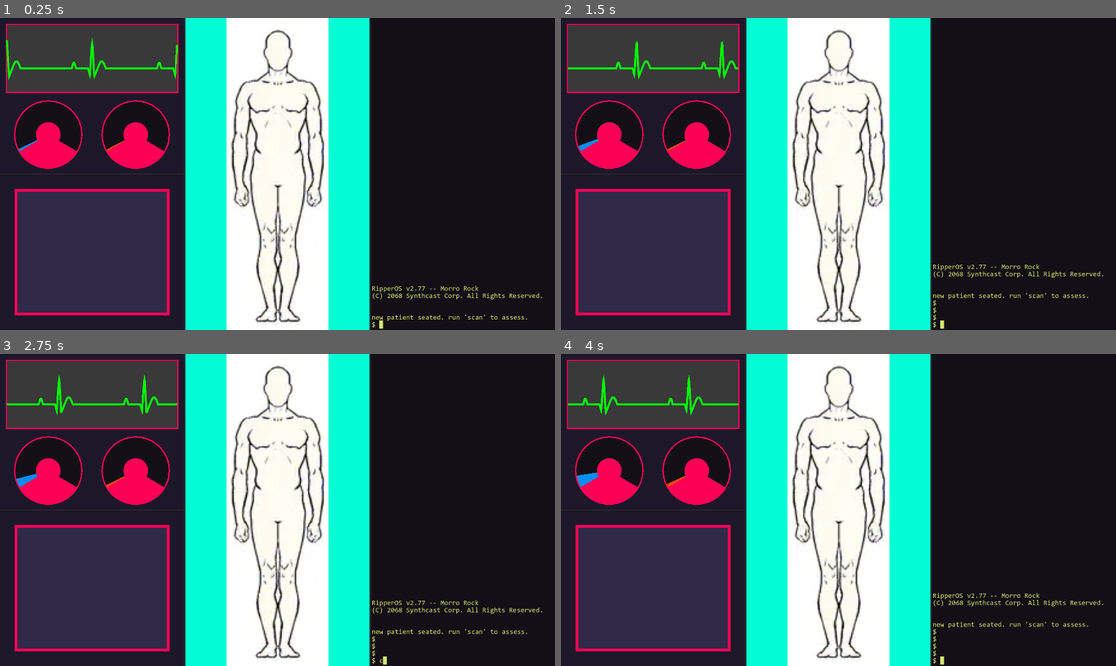
Above: before the commit, frames 1-4 (two rows, left to right).
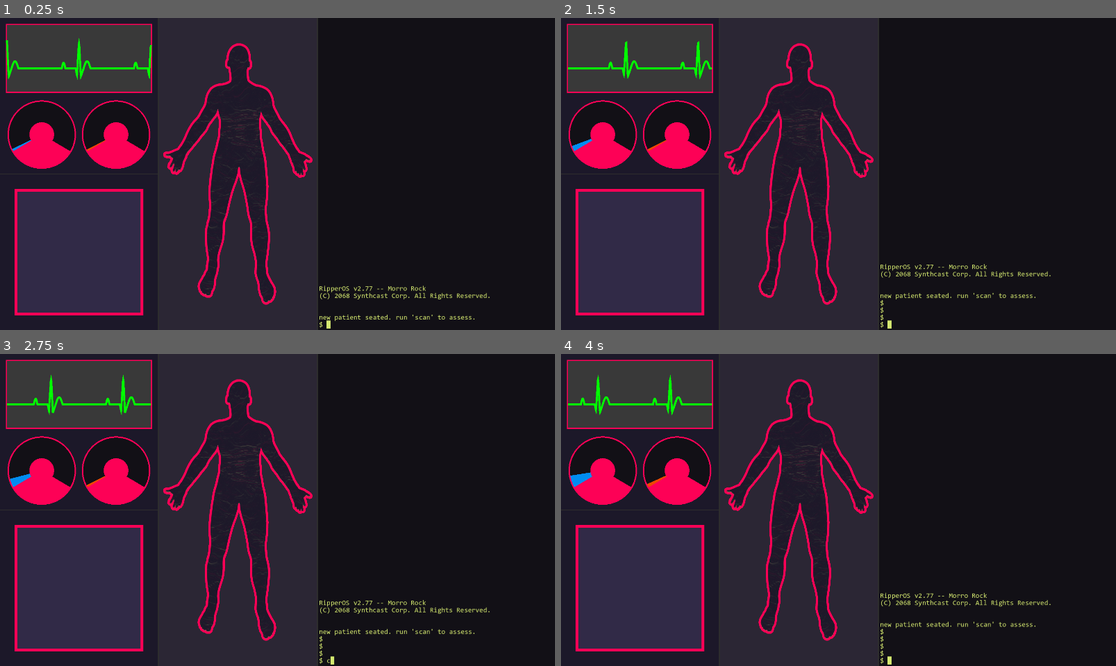
Above: after the commit, the same moments.

Repository: aaronrjackson/ripperdoc
Game: Godot game, scene res://main.tscn
The game is run twice, just before and just after one commit, with the same random seed, the same clock (stepped at 60 frames per second) and the same inputs.
Inputs:
- Up to frame 1 (0.25 s): no input
- Up to frame 2 (1.5 s): tap Enter at 0.5, 0.6 s; hold Right 0.53-1.28 s; hold Down from 1.28 s (still down); tap Keypad Enter at 1.35 s
- Up to frame 3 (2.75 s): release Down at 2.03 s; hold Right from 2.03 s (still down); tap C at 2.1 s
- Up to frame 4 (4 s): release Right at 2.78 s; hold Up 2.78-3.53 s; tap Backspace at 2.85 s; hold Left from 3.53 s (still down); tap Enter at 3.6 s

The runs differ from the first frame. In frame 1, 39% of the frame differs, in the area x 1-98%, y 0-100%; in frame 2, 39%; in frame 3, 39%; in frame 4, 39%.

Commit message:
death animation and shader

Diff:
--- a/data/cyberware.gd
+++ b/data/cyberware.gd
@@ -4,3 +4,4 @@
 @export var device_name: String
 @export var manufacturer: String
 @export var drivers: Array[Driver]
+@export var bodypart: String
--- a/data/cyberware/AudionPulseV4/_audion_pulse_v4.tres
+++ b/data/cyberware/AudionPulseV4/_audion_pulse_v4.tres
@@ -13,4 +13,5 @@
 device_name = "Audion Pulse V4"
 manufacturer = "Kishiki Audio Labs"
 drivers = Array[ExtResource("1_1ipo1")]([ExtResource("2_pirxi"), ExtResource("3_b8bd1"), ExtResource("4_6mpxj"), ExtResource("5_i71jr"), ExtResource("6_db6ds")])
+bodypart = "Ears"
 metadata/_custom_type_script = "uid://ci7sucihnrmiu"
--- a/data/cyberware/CortexLinkMK2/_cortex_link_mk2.tres
+++ b/data/cyberware/CortexLinkMK2/_cortex_link_mk2.tres
@@ -13,4 +13,5 @@
 device_name = "Cortex Link MK2"
 manufacturer = "Synthcast Corp"
 drivers = Array[ExtResource("1_4b85h")]([ExtResource("2_ovx4m"), ExtResource("3_o4q0n"), ExtResource("4_belp4"), ExtResource("5_bwtdc"), ExtResource("6_6cvgq")])
+bodypart = "Eyes"
 metadata/_custom_type_script = "uid://ci7sucihnrmiu"
--- a/data/cyberware/CryodermShieldskin/_cryoderm_shieldskin.tres
+++ b/data/cyberware/CryodermShieldskin/_cryoderm_shieldskin.tres
@@ -13,4 +13,5 @@
 device_name = "Cryoderm Shieldskin"
 manufacturer = "Glacient Biotech"
 drivers = Array[ExtResource("1_0qogp")]([ExtResource("2_tmpdm"), ExtResource("3_484fv"), ExtResource("4_243oy"), ExtResource("5_eoprs"), ExtResource("6_3gb4i")])
+bodypart = "Chest"
 metadata/_custom_type_script = "uid://ci7sucihnrmiu"
--- a/data/cyberware/OptisightXR9/_optisight_xr9.tres
+++ b/data/cyberware/OptisightXR9/_optisight_xr9.tres
@@ -13,4 +13,5 @@
 device_name = "OptiSight XR-9"
 manufacturer = "Helix Optics"
 drivers = Array[ExtResource("1_tuepd")]([ExtResource("2_j4804"), ExtResource("3_44ds4"), ExtResource("4_gh7my"), ExtResource("5_hglv6"), ExtResource("6_rpln8")])
+bodypart = "Eyes"
 metadata/_custom_type_script = "uid://ci7sucihnrmiu"
--- a/data/cyberware/SynapseVeilV3/_synapse_veil_s3.tres
+++ b/data/cyberware/SynapseVeilV3/_synapse_veil_s3.tres
@@ -13,4 +13,5 @@
 device_name = "Synapse Veil S3"
 manufacturer = "Nocturne Systems"
 drivers = Array[ExtResource("1_5455t")]([ExtResource("2_ijy0n"), ExtResource("3_n6oxo"), ExtResource("4_gf76w"), ExtResource("5_c4jwm"), ExtResource("6_aypam")])
+bodypart = "Brain"
 metadata/_custom_type_script = "uid://ci7sucihnrmiu"
--- a/data/cyberware/TitangripArmature/_titangrip_armature.tres
+++ b/data/cyberware/TitangripArmature/_titangrip_armature.tres
@@ -13,4 +13,5 @@
 device_name = "Titangrip Armature"
 manufacturer = "Xeta Group"
 drivers = Array[ExtResource("1_j30jg")]([ExtResource("2_sxcnj"), ExtResource("3_k5tbc"), ExtResource("4_5glvf"), ExtResource("5_v08qj"), ExtResource("6_xgkr7")])
+bodypart = "Arms"
 metadata/_custom_type_script = "uid://ci7sucihnrmiu"
--- a/main.tscn
+++ b/main.tscn
@@ -42,3 +42,4 @@
 
 [node name="Terminal" parent="Panel/HBoxContainer" unique_id=270556858 instance=ExtResource("3_7mycd")]
 layout_mode = 2
+size_flags_stretch_ratio = 1.5
--- /dev/null
+++ b/patient.gd
@@ -0,0 +1,29 @@
+extends Control
+
+@onready var base = $Layers/Base
+
+var death_tween: Tween = null
+
+func _ready() -> void:
+	GameManager.character_died.connect(_on_character_died)
+	GameManager.character_loaded.connect(_on_character_loaded)
+
+func _on_character_died() -> void:
+	var mat = base.material as ShaderMaterial
+	if mat == null:
+		return
+	death_tween = create_tween()
+	death_tween.tween_method(
+		func(v): mat.set_shader_parameter("glitch_intensity", v), 0.0, 1.5, 5)
+	death_tween.tween_interval(4.0) # wait 2 seconds before fading
+	death_tween.tween_property(base, "modulate:a", 0.0, 6)
+
+func _on_character_loaded(character: Character) -> void:
+	# kill any running death tween before resetting
+	if death_tween != null and death_tween.is_running():
+		death_tween.kill()
+	var mat = base.material as ShaderMaterial
+	if mat == null:
+		return
+	mat.set_shader_parameter("glitch_intensity", 0.0)
+	base.modulate.a = 1.0
--- /dev/null
+++ b/patient.gdshader
@@ -0,0 +1,38 @@
+shader_type canvas_item;
+
+uniform float glitch_intensity : hint_range(0.0, 1.0) = 0.0;
+uniform float time_offset = 0.0;
+
+void fragment() {
+	float t = TIME + time_offset;
+
+	// horizontal slice glitching
+	float slice = floor(UV.y * 20.0) / 20.0;
+	float noise = fract(sin(slice * 127.3 + t * 7.0) * 4375.5453);
+	float offset = (noise - 0.5) * glitch_intensity * 0.3;
+
+	// only displace some slices
+	if (noise > (1.0 - glitch_intensity * 0.8)) {
+		offset *= 3.0;
+	} else {
+		offset *= 0.1;
+	}
+
+	vec2 uv = UV + vec2(offset, 0.0);
+
+	// rgb channel split
+	vec4 col_r = texture(TEXTURE, uv + vec2(glitch_intensity * 0.02, 0.0));
+	vec4 col_g = texture(TEXTURE, uv);
+	vec4 col_b = texture(TEXTURE, uv - vec2(glitch_intensity * 0.02, 0.0));
+
+	vec4 col = vec4(col_r.r, col_g.g, col_b.b, col_g.a);
+
+	// flicker
+	float flicker = 1.0 - glitch_intensity * 0.3 * fract(sin(t * 60.0) * 1000.0);
+	col.rgb *= flicker;
+
+	// fade out overall
+	col.a *= 1.0 - glitch_intensity * 0.7;
+
+	COLOR = col;
+}
--- a/patient.tscn
+++ b/patient.tscn
@@ -1,9 +1,22 @@
 [gd_scene format=3 uid="uid://c8eq7fjv5gsj1"]
 
-[ext_resource type="Texture2D" uid="uid://cfli1l0e1vayy" path="res://resources/dummy2.png" id="1_solxw"]
+[ext_resource type="Shader" uid="uid://u28ecg4th7w" path="res://patient.gdshader" id="1_85boj"]
+[ext_resource type="Script" uid="uid://w8ic77h85884" path="res://patient.gd" id="1_h03s5"]
+[ext_resource type="Texture2D" uid="uid://c6s1aseaj1r0m" path="res://resources/dummy/base.png" id="1_solxw"]
+[ext_resource type="Texture2D" uid="uid://bxn7tx0ybpcgw" path="res://resources/dummy/arms.png" id="2_bp7yb"]
+[ext_resource type="Texture2D" uid="uid://dfmtvpty0fktj" path="res://resources/dummy/chest.png" id="3_85boj"]
+[ext_resource type="Texture2D" uid="uid://8iiklgxf08b3" path="res://resources/dummy/head.png" id="4_h03s5"]
+[ext_resource type="Texture2D" uid="uid://d3mf1xrp5ynb1" path="res://resources/dummy/brain.png" id="5_ufhql"]
+[ext_resource type="Texture2D" uid="uid://csgcbom38to8e" path="res://resources/dummy/ears.png" id="6_fiuq0"]
+[ext_resource type="Texture2D" uid="uid://b4wphgi7gfcgv" path="res://resources/dummy/eyes.png" id="7_n5pbg"]
 
 [sub_resource type="StyleBoxFlat" id="StyleBoxFlat_solxw"]
-bg_color = Color(0.011764706, 0.99607843, 0.8352941, 1)
+bg_color = Color(0.16862746, 0.14901961, 0.20392157, 1)
+
+[sub_resource type="ShaderMaterial" id="ShaderMaterial_h03s5"]
+shader = ExtResource("1_85boj")
+shader_parameter/glitch_intensity = 0.0
+shader_parameter/time_offset = 0.0
 
 [node name="Patient" type="Control" unique_id=196831882]
 custom_minimum_size = Vector2(100, 100)
@@ -13,8 +26,9 @@
 anchor_bottom = 1.0
 grow_horizontal = 2
 grow_vertical = 2
+script = ExtResource("1_h03s5")
 
-[node name="Panel" type="Panel" parent="." unique_id=306635567]
+[node name="Background" type="Panel" parent="." unique_id=306635567]
 layout_mode = 1
 anchors_preset = 15
 anchor_right = 1.0
@@ -23,7 +37,16 @@
 grow_vertical = 2
 theme_override_styles/panel = SubResource("StyleBoxFlat_solxw")
 
-[node name="TextureRect" type="TextureRect" parent="." unique_id=2075277804]
+[node name="Layers" type="Control" parent="." unique_id=2037350244]
+layout_mode = 1
+anchors_preset = 15
+anchor_right = 1.0
+anchor_bottom = 1.0
+grow_horizontal = 2
+grow_vertical = 2
+
+[node name="Base" type="TextureRect" parent="Layers" unique_id=2075277804]
+material = SubResource("ShaderMaterial_h03s5")
 layout_mode = 1
 anchors_preset = 15
 anchor_right = 1.0
@@ -31,5 +54,77 @@
 grow_horizontal = 2
 grow_vertical = 2
 texture = ExtResource("1_solxw")
-expand_mode = 2
+expand_mode = 4
 stretch_mode = 5
+
+[node name="Arms" type="TextureRect" parent="Layers" unique_id=282259612]
+visible = false
+layout_mode = 1
+anchors_preset = 15
+anchor_right = 1.0
+anchor_bottom = 1.0
+grow_horizontal = 2
+grow_vertical = 2
+texture = ExtResource("2_bp7yb")
+expand_mode = 4
+stretch_mode = 5
+
+[node name="Chest" type="TextureRect" parent="Layers" unique_id=264495546]
+visible = false
+layout_mode = 1
+anchors_preset = 15
+anchor_right = 1.0
+anchor_bottom = 1.0
+grow_horizontal = 2
+grow_vertical = 2
+texture = ExtResource("3_85boj")
+expand_mode = 4
+stretch_mode = 5
+
+[node name="Head" type="TextureRect" parent="Layers" unique_id=1907888288]
+visible = false
+layout_mode = 1
+anchors_preset = 15
+anchor_right = 1.0
+anchor_bottom = 1.0
+grow_horizontal = 2
+grow_vertical = 2
+texture = ExtResource("4_h03s5")
+expand_mode = 4
+stretch_mode = 5
+
+[node name="Brain" type="TextureRect" parent="Layers" unique_id=693926255]
+visible = false
+layout_mode = 1
+anchors_preset = 15
+anchor_right = 1.0
+anchor_bottom = 1.0
+grow_horizontal = 2
+grow_vertical = 2
+texture = ExtResource("5_ufhql")
+expand_mode = 4
+stretch_mode = 5
+
+[node name="Ears" type="TextureRect" parent="Layers" unique_id=231937319]
+visible = false
+layout_mode = 1
+anchors_preset = 15
+anchor_right = 1.0
+anchor_bottom = 1.0
+grow_horizontal = 2
+grow_vertical = 2
+texture = ExtResource("6_fiuq0")
+expand_mode = 4
+stretch_mode = 5
+
+[node name="Eyes" type="TextureRect" parent="Layers" unique_id=71282541]
+visible = false
+layout_mode = 1
+anchors_preset = 15
+anchor_right = 1.0
+anchor_bottom = 1.0
+grow_horizontal = 2
+grow_vertical = 2
+texture = ExtResource("7_n5pbg")
+expand_mode = 4
+stretch_mode = 5
--- a/terminal.gd
+++ b/terminal.gd
@@ -1,5 +1,7 @@
 extends Control
+
 @onready var output_box = $MarginContainer/TextBox
+@onready var patient = get_tree().root.get_node("main/Panel/HBoxContainer/Patient/Layers")
 
 var output: Array[String] = []  # source of truth for all committed output
 var command_history: Array[String] = []
@@ -37,11 +39,17 @@
 	_redraw()
 
 func _on_character_died():
+	# force exit minigame if active
+	if in_minigame:
+		in_minigame = false
+		minigame_commands.clear()
+		output = saved_output.duplicate()
+
 	var char_name = GameManager.current_character.character_name if GameManager.current_character else "patient"
 	output.append(char_name + " has perished...")
 	input_locked = true
 	_redraw()
-	await get_tree().create_timer(8.0).timeout
+	await get_tree().create_timer(8.0).timeout # wait 8 seconds for new patient
 	input_locked = false
 	GameManager.next_character()
 
@@ -52,6 +60,37 @@
 func _on_vfib_resolved() -> void:
 	output.append("cardiac rhythm restored.")
 	_redraw()
+
+func _flash_bodypart(part_name: String) -> void:
+	var layer = patient.get_node_or_null(part_name)
+	if layer == null:
+		return
+	layer.visible = true
+	# tween to fade modulate alpha out
+	var tween = create_tween()
+	tween.tween_property(layer, "modulate:a", 0.0, 1.5)
+	tween.tween_callback(func():
+		layer.visible = false
+		layer.modulate.a = 1.0  # reset for next time
+	)
+
+func _set_bodypart_visible(part_name: String, visible: bool) -> void:
+	var layer = patient.get_node_or_null(part_name)
+	if layer == null:
+		return
+	layer.modulate.a = 1.0
+	layer.visible = visible
+
+func _fade_bodypart(part_name: String) -> void:
+	var layer = patient.get_node_or_null(part_name)
+	if layer == null:
+		return
+	var tween = create_tween()
+	tween.tween_property(layer, "modulate:a", 0.0, 1.0)
+	tween.tween_callback(func():
+		layer.visible = false
+		layer.modulate.a = 1.0
+	)
 
 func _get_max_lines() -> int:
 	var font = output_box.get_theme_font("normal_font")
@@ -250,6 +289,12 @@
 						status = "installed"
 					output.append("- " + driver.driver_name + " [" + status + "]")
 			output.append("")
+			# flash all bodyparts
+			var seen_parts: Array[String] = []
+			for cyberware in GameManager.current_character.cyberware:
+				if cyberware.bodypart != "" and cyberware.bodypart not in seen_parts:
+					seen_parts.append(cyberware.bodypart)
+					_flash_bodypart(cyberware.bodypart)
 			return
 
 		"install":
@@ -268,14 +313,22 @@
 							return
 						# launch minigame here
 						output.append("installing " + target + "...")
+						var bodypart = cyberware.bodypart
+						_set_bodypart_visible(bodypart, true)
 						input_locked = true
 						_redraw()
 						await get_tree().create_timer(randf_range(0.5, 1.0)).timeout
 						input_locked = false
 
+						if driver.minigame_scene == null:
+							# no minigame found!
+							output.append(target + ": installed successfully.")
+							_fade_bodypart(bodypart)
+							_redraw()
+							return
+
+						# otherwise minigame exists
 						var minigame_panel = get_tree().root.get_node("main/Panel/HBoxContainer/VBoxContainer/Minigame") # adjust path to match your scene
-						if driver.minigame_scene == null:
-							return
 
 						var minigame: Node = driver.minigame_scene.instantiate()
 						minigame_panel.add_child(minigame)
@@ -292,12 +345,17 @@
 						_redraw()
 						while in_minigame:
 							await get_tree().process_frame
+
+
 						minigame_commands.clear()
 						output = saved_output.duplicate()
 						if GameManager.installed_drivers.has(current_minigame_driver):
+							_fade_bodypart(bodypart)
 							output.append(target + ": installed successfully.")
 							minigame.queue_free()
 							return
+
+						_fade_bodypart(bodypart)
 						output.append("^C")
 						output.append("install aborted.")
 						minigame.queue_free()
@@ -390,7 +448,7 @@
 					if not GameManager.quarantine_virus(pid):
 						output.append("error: quarantine slots full. purge existing processes first.")
 					else:
-						output.append("process " + args[1] + " isolated.")
+						output.append("process " + args[1] + " successfully isolated!")
 					_redraw()
 				"purge":
 					if args.size() > 1:
Not shown, added: patient.gd.uid
Not shown, added: patient.gdshader.uid
Binary file removed: resources/Diagram.png
Binary file added: resources/dummy/arms.png
Not shown, changed: resources/dummy/arms.png.import
Binary file added: resources/dummy/base.png
Not shown, added: resources/dummy/base.png.import
Binary file added: resources/dummy/brain.png
Not shown, changed: resources/dummy/brain.png.import
Binary file added: resources/dummy/chest.png
Not shown, added: resources/dummy/chest.png.import
Binary file added: resources/dummy/ears.png
(and 7 more such lines)
